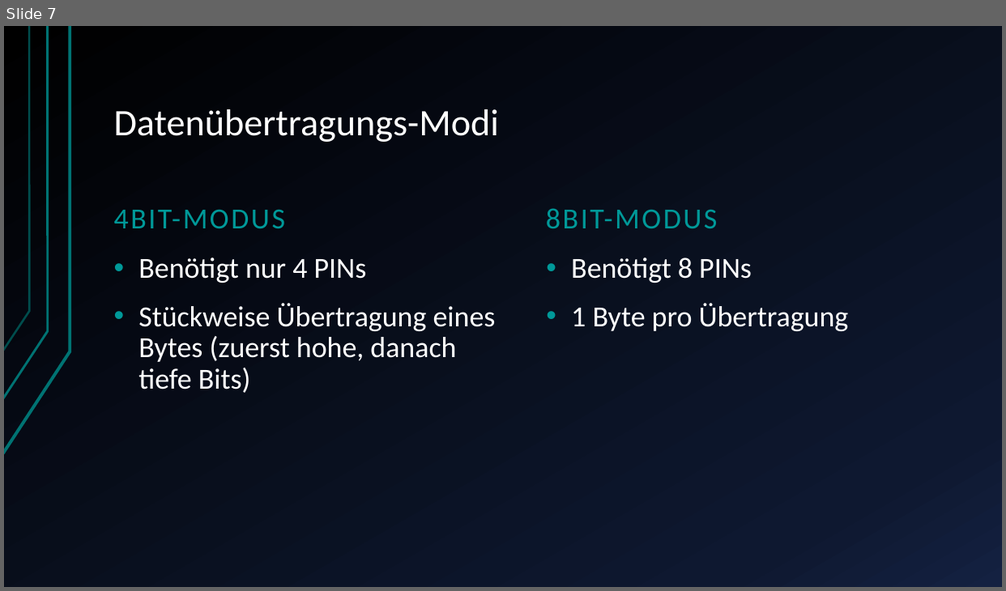
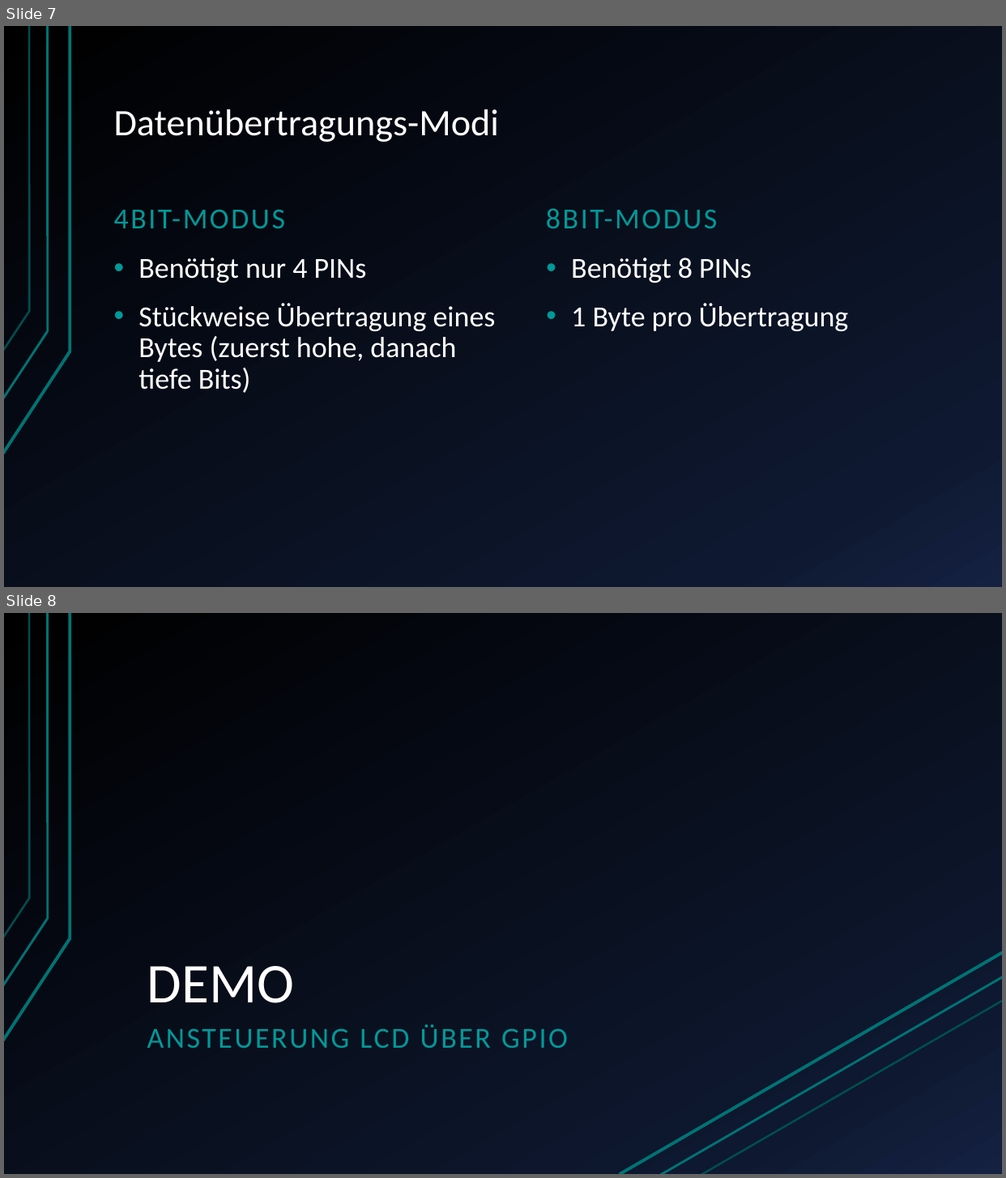
Before and after one commit to die-z-welle/gpio-factsheet, a slide deck: GPIO.pptx. Shown one above the other, each under a label of ours: slide 7 before the commit, slides 7 and 8 after it. The pictures are 1006x591 and 1006x1178 pixels, drawn with LibreOffice and Linux fonts; fonts in the diff are those of the drawing. Boxes give left, top, right and bottom in pixels: in the first picture for what was removed or moved away, otherwise in the second. Text is boxed around its words. In the diff, an @@ line names an element or a change of style, - is before the commit and + after.

Commit message:
added demo slide

```diff
--- a/GPIO.pptx
+++ b/GPIO.pptx
@@ slide 8 added at [4,613,1002,1174], background gradient #000000 to #0F1931 to #142242; not listed: 3 template elements that a slide beside it also shows @@
@@ line added from (620, 1174) to (1002, 952), #007373 3 pt @@
@@ title added at [147,966,295,1003], 54 pt, text #FFFFFF @@
+DEMO
@@ line added from (659, 1174) to (1002, 977), #007373 2.25 pt @@
@@ line added from (701, 1174) to (1002, 1001), #007373 2 pt @@
@@ text added at [147,1024,568,1048], 28 pt, text #009999 @@
+ANSTEUERUNG LCD ÜBER GPIO
```
